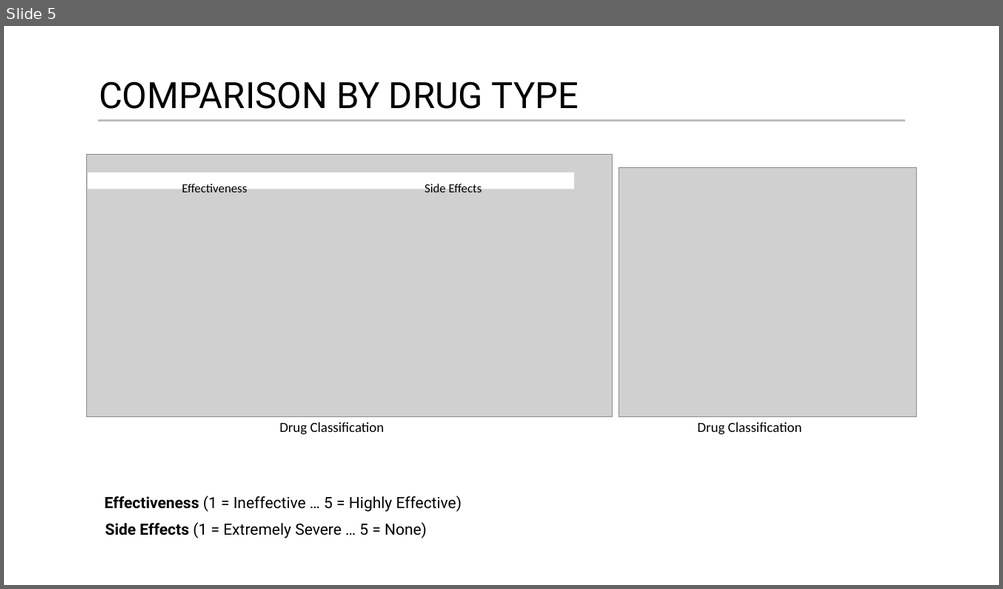
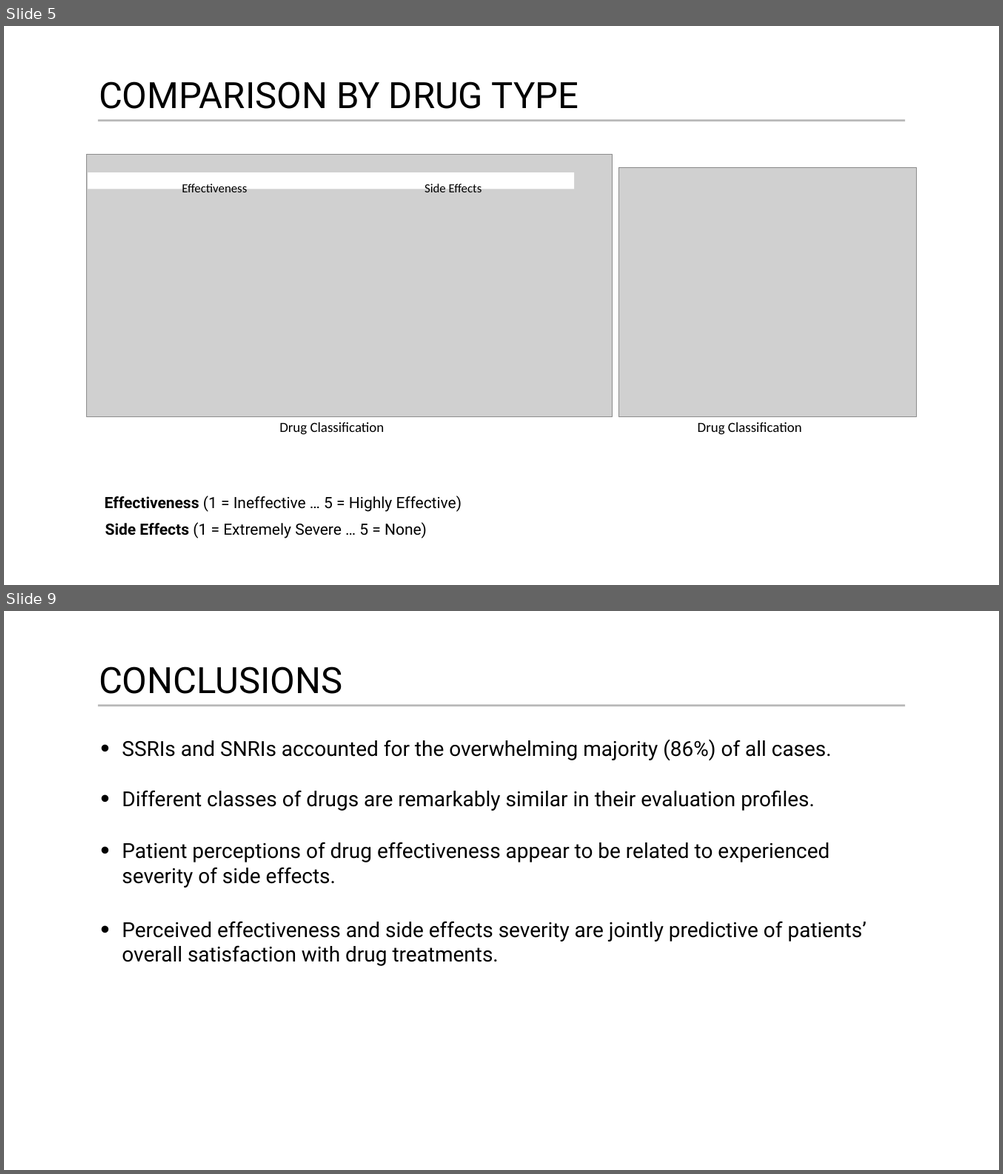
Before and after one commit to joestoica/eda, a slide deck: project/EDA-Final_ppt.pptx. Shown one above the other, each under a label of ours: slide 5 before the commit, slides 5 and 9 after it; the slides between them are not shown. The pictures are 1003x589 and 1003x1174 pixels, drawn with LibreOffice and Linux fonts; fonts in the diff are those of the drawing; grey boxes stand for pictures. Boxes give left, top, right and bottom in pixels: in the first picture for what was removed or moved away, otherwise in the second. Text is boxed around its words. In the diff, an @@ line names an element or a change of style, - is before the commit and + after.

```diff
--- a/project/EDA-Final_ppt.pptx
+++ b/project/EDA-Final_ppt.pptx
@@ slide 9 added at (4, 611, 999, 1170), background #FFFFFF @@
@@ text added at (99, 667, 342, 694), 70 pt, text #000000 @@
+CONCLUSIONS
@@ line added from (98, 706) to (905, 706), #000000 4 pt @@
@@ text added at (122, 739, 831, 761), 40 pt, text #000000 @@
+      • SSRIs and SNRIs accounted for the overwhelming majority (86%) of all cases.
@@ text added at (122, 790, 814, 811), 40 pt, text #000000 @@
+      • Different classes of drugs are remarkably similar in their evaluation profiles.
@@ text added at (122, 842, 829, 888), 40 pt, text #000000 @@
+      • Patient perceptions of drug effectiveness appear to be related to experienced severity of side effects.
@@ text added at (122, 921, 866, 966), 40 pt, text #000000 @@
+      • Perceived effectiveness and side effects severity are jointly predictive of patients’ overall satisfaction with drug treatments.
```
Also in this commit, not shown: 2 slides changed, 2 other slides added, 3 slides removed.
